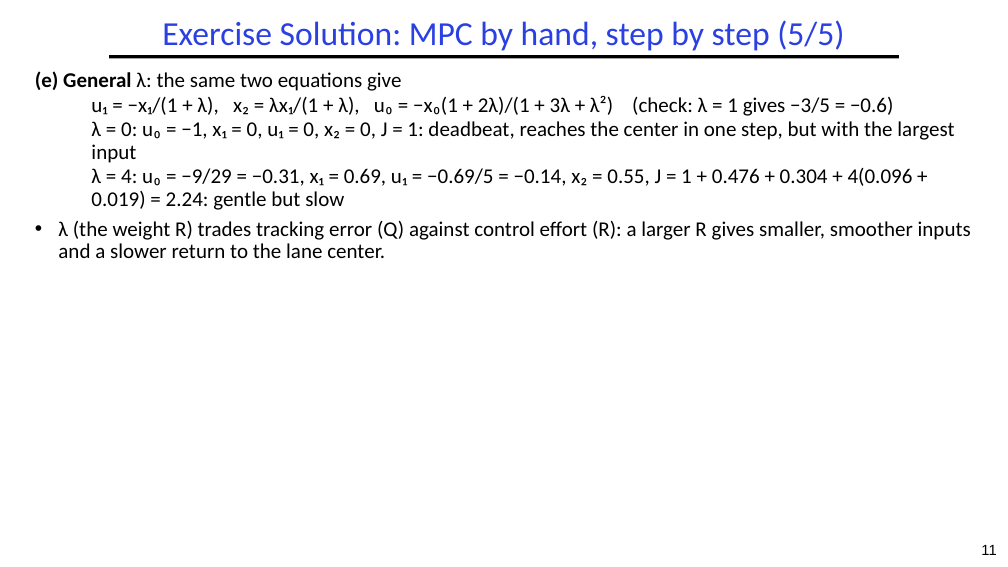
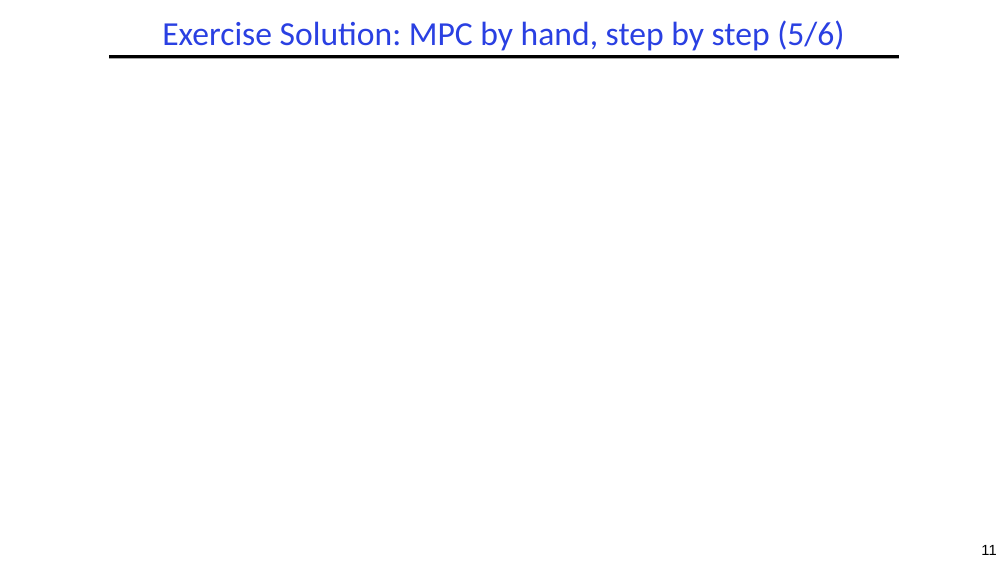
Before and after one commit to guhofstra/CSC144V, a slide deck: slide 11 of Exercises/L8-Exercises ANS.pptx. Drawn at 1008x567 pixels with LibreOffice and Linux fonts; fonts in the diff are those of the drawing; grey boxes stand for pictures. Boxes give left, top, right and bottom in pixels: in the first picture for what was removed or moved away, otherwise in the second. Text is boxed around its words. In the diff, an @@ line names an element or a change of style, - is before the commit and + after.

```diff
--- a/Exercises/L8-Exercises ANS.pptx
+++ b/Exercises/L8-Exercises ANS.pptx
@@ title at [162, 20, 844, 51]: text changed @@
-Exercise Solution: MPC by hand, step by step (5/5)
+Exercise Solution: MPC by hand, step by step (5/6)
@@ text removed at [35, 71, 971, 258] @@
-(e) General λ: the same two equations give
-u₁ = −x₁/(1 + λ), x₂ = λx₁/(1 + λ), u₀ = −x₀(1 + 2λ)/(1 + 3λ + λ²) (check: λ = 1 gives −3/5 = −0.6)
-λ = 0: u₀ = −1, x₁ = 0, u₁ = 0, x₂ = 0, J = 1: deadbeat, reaches the center in one step, but with the largest input
-λ = 4: u₀ = −9/29 = −0.31, x₁ = 0.69, u₁ = −0.69/5 = −0.14, x₂ = 0.55, J = 1 + 0.476 + 0.304 + 4(0.096 + 0.019) = 2.24: gentle but slow
-• λ (the weight R) trades tracking error (Q) against control effort (R): a larger R gives smaller, smoother inputs and a slower return to the lane center.
```
Also in this commit, not shown: 8 other slides changed, 1 slide added, 4 other files.
